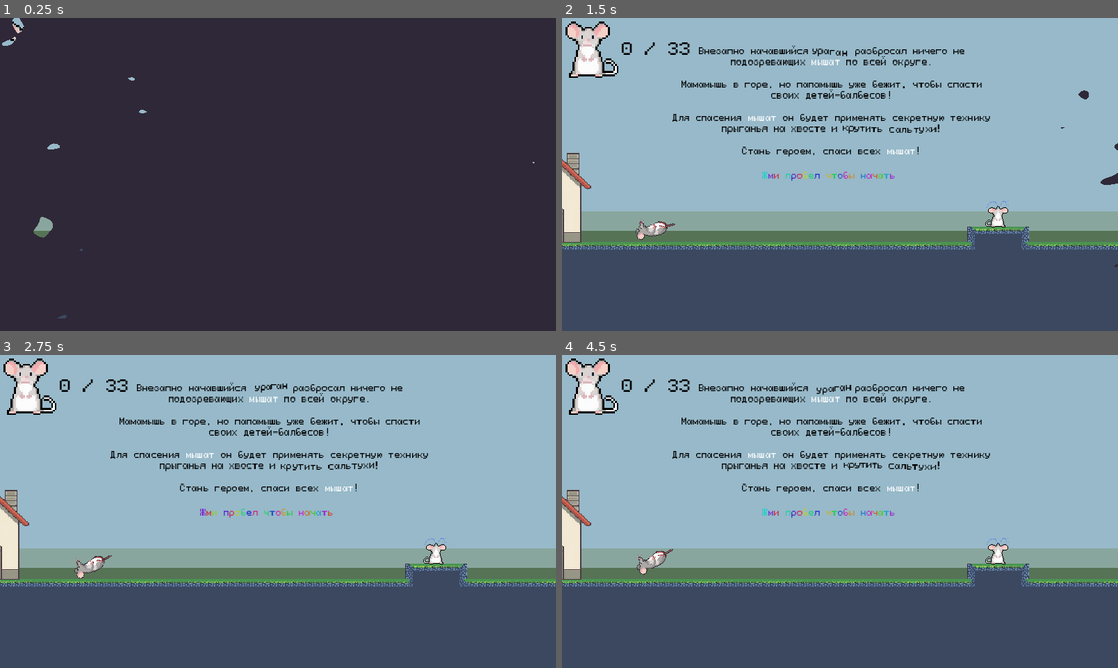
Above: before the commit, frames 1-4 (two rows, left to right).
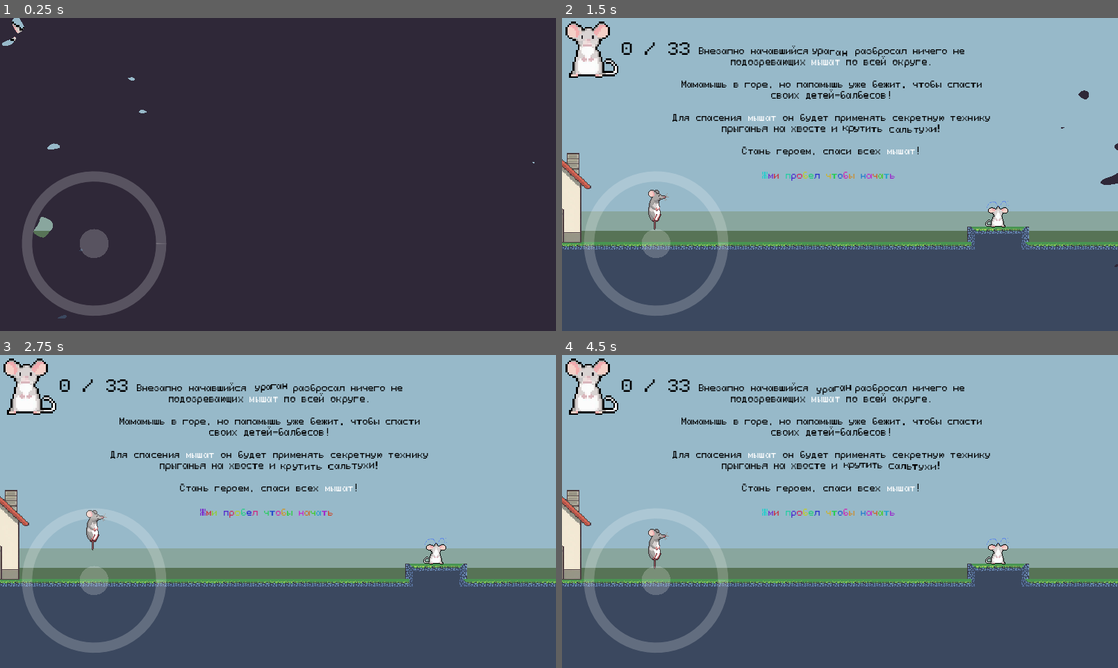
Above: after the commit, the same moments.

Repository: Igorrreha/crying-mices
Game: Godot game, scene res://main.tscn
Same seed, same stepped clock (60 frames per second), same inputs: the game is played once before the commit and once after it.
Inputs (mouse positions are in pixels of both pictures, inside the frame that each line leads up to):
- Up to frame 1 (0.25 s): no input
- Up to frame 2 (1.5 s): tap Enter (ui_accept) at 0.5, 0.77, 0.8, 1.07 s; move the mouse to (962, 158) at 0.52 s; hold Space (hero_revive, bound only after the commit) 0.53-1.25 s; click (962, 158) at 0.67 s; drag from (728, 190) to (995, 180) at 1.27 s
- Up to frame 3 (2.75 s): move the mouse to (333, 442) at 2.02 s; hold Space (hero_revive, bound only after the commit) from 2.03 s (still down); click (333, 442) at 2.17 s; tap Enter (ui_accept) at 2.3 s
- Up to frame 4 (4.5 s): release Space (hero_revive, bound only after the commit) at 2.75 s; drag from (812, 574) to (656, 533) at 2.77 s; move the mouse to (1006, 558) at 3.52 s; hold Shift 3.53-4.25 s; click (1006, 558) at 3.67 s; tap Enter (ui_accept) at 3.77, 3.8, 4.07 s; drag from (673, 464) to (995, 517) at 4.27 s

The runs differ from the first frame. In frame 1, 2.8% of the frame differs, in the area x 4-30%, y 49-96%; in frame 2, 2.1%; in frame 3, 2.1%; in frame 4, 2.1%.

Commit message:
Make hero able to rotation with gamepad and touchscreen inputs

Diff:
--- a/main.tscn
+++ b/main.tscn
@@ -7,6 +7,8 @@
 [ext_resource type="AudioStream" uid="uid://b8ixjj63gpe3t" path="res://modules/music/wind.ogg" id="3_cooie"]
 [ext_resource type="PackedScene" uid="uid://ukpcm1k1a78o" path="res://modules/ui/hud/mices_counter.tscn" id="5_e3qwk"]
 [ext_resource type="Texture2D" uid="uid://b50k0bepwr5wp" path="res://modules/tiles/house.png" id="6_wxlm2"]
+[ext_resource type="PackedScene" uid="uid://2s5balbekvcn" path="res://modules/touch_stick/touch_stick.tscn" id="8_xcv37"]
+[ext_resource type="Resource" uid="uid://wuj4uo64n6d8" path="res://modules/hero/rotation_stick_state.tres" id="9_st68t"]
 
 [node name="Main" type="Node"]
 
@@ -210,4 +212,11 @@
 
 [node name="GamestartSplashscreen" parent="HUD" instance=ExtResource("1_lw76o")]
 
+[node name="TouchStick" parent="HUD" instance=ExtResource("8_xcv37")]
+offset_left = 195.0
+offset_top = -181.0
+offset_right = 195.0
+offset_bottom = -181.0
+state = ExtResource("9_st68t")
+
 [connection signal="showing_completed" from="HUD/GamestartSplashscreen" to="GameWorld/AudioStreamPlayer" method="play"]
--- a/modules/hero/hero.gd
+++ b/modules/hero/hero.gd
@@ -25,6 +25,10 @@
 @export var _pogo_jump_pad_area: Area2D
 @export var _flip_recognizer: FlipRecognizer
 
+@export_group("Input")
+@export var _rotation_stick_state: TouchStickState
+
+
 var _gravity: int = ProjectSettings.get_setting("physics/2d/default_gravity")
 var _cur_jump_type: JumpType
 
@@ -33,6 +37,7 @@
 		if v == false:
 			became_movable.emit()
 		_immovable = v
+
 
 @onready var _default_jump_sfx_player: AudioStreamPlayer2D = $Jump0
 
@@ -94,7 +99,13 @@
 
 
 func _update_rotation() -> void:
-	rotation = get_global_mouse_position().angle_to_point(global_position) + PI / 2
+	if _rotation_stick_state and _rotation_stick_state.is_active:
+		rotation = _rotation_stick_state.output_value.rotated(-PI/2).angle()
+		return
+
+	#rotation = get_global_mouse_position().angle_to_point(global_position) + PI / 2
+	rotation = Input.get_vector("hero_rotate_left", "hero_rotate_right",
+		"hero_rotate_up", "hero_rotate_down").rotated(-PI/2).angle()
 
 
 func _on_flip_end(angle_delta: float) -> void:
@@ -116,7 +127,7 @@
 
 
 func _input(event: InputEvent) -> void:
-	if event.is_action_pressed("ui_accept"):
+	if _immovable and event.is_action_pressed("hero_revive"):
 		_cur_jump_type = JumpType.DEFAULT
 		_immovable = false
 
--- a/modules/hero/hero.tscn
+++ b/modules/hero/hero.tscn
@@ -1,10 +1,11 @@
-[gd_scene load_steps=12 format=3 uid="uid://b2fnksqpgra2i"]
+[gd_scene load_steps=13 format=3 uid="uid://b2fnksqpgra2i"]
 
 [ext_resource type="Script" path="res://modules/hero/hero.gd" id="1_acjp8"]
 [ext_resource type="Script" path="res://modules/flip_recognizer/flip_recognizer.gd" id="2_tprou"]
 [ext_resource type="Resource" uid="uid://b1i2xo836w05d" path="res://modules/hero/signals_channel.tres" id="2_ybkpf"]
 [ext_resource type="Texture2D" uid="uid://vk5mqwsdtjj4" path="res://modules/hero/father_mice.png" id="3_dwqyi"]
 [ext_resource type="Script" path="res://modules/hero/debug_tool.gd" id="3_l3blg"]
+[ext_resource type="Resource" uid="uid://wuj4uo64n6d8" path="res://modules/hero/rotation_stick_state.tres" id="3_pt25i"]
 [ext_resource type="Script" path="res://modules/hero_to_checkpoint_returner/hero_to_checkpoint_returner.gd" id="5_jfd5j"]
 [ext_resource type="AudioStream" uid="uid://6ou4wpcfvl30" path="res://modules/music/jump.Ogg" id="7_eo8vc"]
 [ext_resource type="AudioStream" uid="uid://d2qw78iru38uj" path="res://modules/music/jump1.Ogg" id="8_p6yli"]
@@ -23,6 +24,7 @@
 _signals_channel = ExtResource("2_ybkpf")
 _pogo_jump_pad_area = NodePath("PogoJumpPad")
 _flip_recognizer = NodePath("FlipRecognizer")
+_rotation_stick_state = ExtResource("3_pt25i")
 
 [node name="CollisionPolygon2D" type="CollisionPolygon2D" parent="."]
 polygon = PackedVector2Array(-4.00024, 32.0019, -12, -16, -12, -40, 12, -40, 12, -16, 4.00024, 32.0019, 3.00018, 40.0024, 0, 43.0026, -3.00018, 40.0024)
--- /dev/null
+++ b/modules/hero/rotation_stick_state.tres
@@ -0,0 +1,6 @@
+[gd_resource type="Resource" script_class="TouchStickState" load_steps=2 format=3 uid="uid://wuj4uo64n6d8"]
+
+[ext_resource type="Script" path="res://modules/touch_stick/touch_stick_state.gd" id="1_mdnkx"]
+
+[resource]
+script = ExtResource("1_mdnkx")
--- a/project.godot
+++ b/project.godot
@@ -23,7 +23,7 @@
 
 [editor_plugins]
 
-enabled=PackedStringArray("res://addons/rmsmartshape/plugin.cfg")
+enabled=PackedStringArray("res://addons/bit_of_reactivity/plugin.cfg", "res://addons/rmsmartshape/plugin.cfg")
 
 [gui]
 
@@ -37,6 +37,40 @@
 "events": [Object(InputEventKey,"resource_local_to_scene":false,"resource_name":"","device":-1,"window_id":0,"alt_pressed":true,"shift_pressed":true,"ctrl_pressed":false,"meta_pressed":false,"pressed":false,"keycode":0,"physical_keycode":49,"key_label":0,"unicode":0,"echo":false,"script":null)
 ]
 }
+hero_rotate_left={
+"deadzone": 0.5,
+"events": [Object(InputEventJoypadMotion,"resource_local_to_scene":false,"resource_name":"","device":-1,"axis":0,"axis_value":-1.0,"script":null)
+, Object(InputEventJoypadMotion,"resource_local_to_scene":false,"resource_name":"","device":-1,"axis":2,"axis_value":-1.0,"script":null)
+]
+}
+hero_rotate_right={
+"deadzone": 0.5,
+"events": [Object(InputEventJoypadMotion,"resource_local_to_scene":false,"resource_name":"","device":-1,"axis":0,"axis_value":1.0,"script":null)
+, Object(InputEventJoypadMotion,"resource_local_to_scene":false,"resource_name":"","device":-1,"axis":2,"axis_value":1.0,"script":null)
+]
+}
+hero_rotate_up={
+"deadzone": 0.5,
+"events": [Object(InputEventJoypadMotion,"resource_local_to_scene":false,"resource_name":"","device":-1,"axis":1,"axis_value":-1.0,"script":null)
+, Object(InputEventJoypadMotion,"resource_local_to_scene":false,"resource_name":"","device":-1,"axis":3,"axis_value":-1.0,"script":null)
+]
+}
+hero_rotate_down={
+"deadzone": 0.5,
+"events": [Object(InputEventJoypadMotion,"resource_local_to_scene":false,"resource_name":"","device":-1,"axis":1,"axis_value":1.0,"script":null)
+, Object(InputEventJoypadMotion,"resource_local_to_scene":false,"resource_name":"","device":-1,"axis":3,"axis_value":1.0,"script":null)
+]
+}
+hero_revive={
+"deadzone": 0.5,
+"events": [Object(InputEventJoypadButton,"resource_local_to_scene":false,"resource_name":"","device":-1,"button_index":0,"pressure":0.0,"pressed":true,"script":null)
+, Object(InputEventKey,"resource_local_to_scene":false,"resource_name":"","device":-1,"window_id":0,"alt_pressed":false,"shift_pressed":false,"ctrl_pressed":false,"meta_pressed":false,"pressed":false,"keycode":0,"physical_keycode":32,"key_label":0,"unicode":32,"echo":false,"script":null)
+]
+}
+
+[input_devices]
+
+pointing/emulate_touch_from_mouse=true
 
 [layer_names]
 
Not shown: 1 places in main.tscn that only renumber resources
